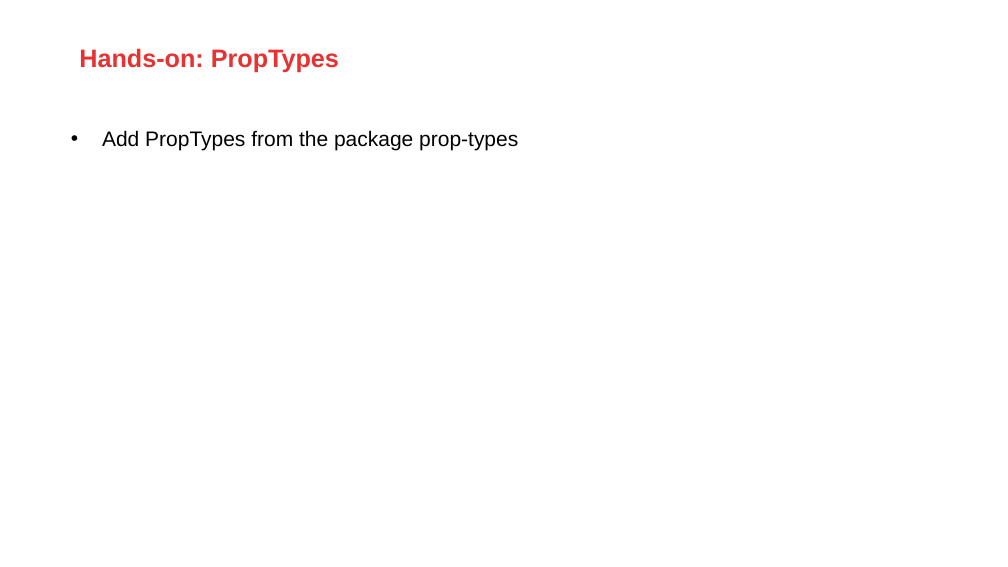
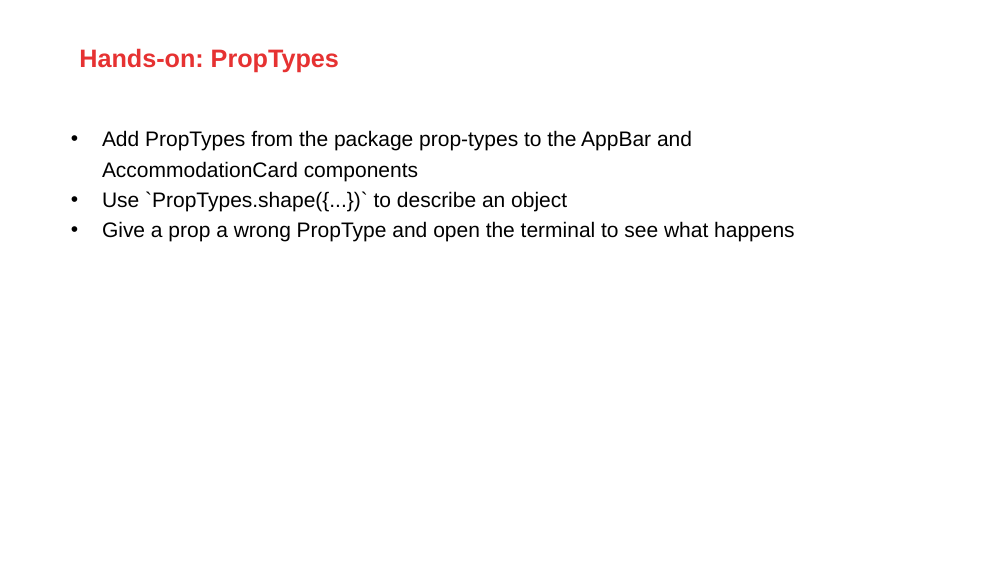
Before and after one commit to AMIS-Services/react-series, a slide deck: slide 10 of sig2/slides/SIG react 2.pptx. Drawn at 1008x567 pixels with LibreOffice and Linux fonts; fonts in the diff are those of the drawing; background and template pictures are left out. Boxes give left, top, right and bottom in pixels: in the first picture for what was removed or moved away, otherwise in the second. Text is boxed around its words. In the diff, an @@ line names an element or a change of style, - is before the commit and + after.

```diff
--- a/sig2/slides/SIG react 2.pptx
+++ b/sig2/slides/SIG react 2.pptx
@@ text at box(102, 130, 795, 242): text changed @@
-• Add PropTypes from the package prop-types
+• Add PropTypes from the package prop-types to the AppBar and AccommodationCard components
+• Use `PropTypes.shape({...})` to describe an object
+• Give a prop a wrong PropType and open the terminal to see what happens
```
Also in this commit, not shown: 5 other slides changed, 5 slides added, 5 slides removed, 6 other files.
